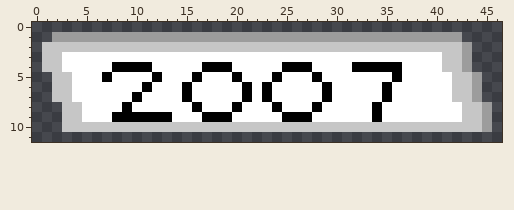
File history of a pixel-art file, sprites/aseprite/file_buttons.aseprite. That is the earlier state.
47x12 pixels, 1 frame.
Once edited:
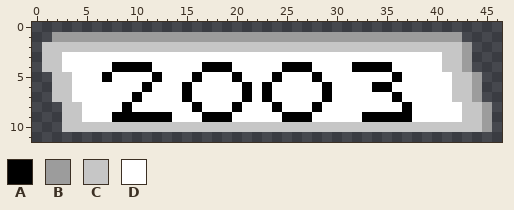
Palette (. is transparent): A #000000  B #9c9c9c  C #c6c6c6  D #ffffff
Diff:
layer "etiquette 2003/etiquette Copy #2" removed
layer "etiquette 2003/2007" removed
@@ x 31..39 @@
  3 DDDDDDDDD
- 4 DAAAAADDD
+ 4 DAAAADDDD
  5 DDDDDADDD
- 6 DDDDADDDD
- 7 DDDDADDDD
- 8 DDDADDDDD
- 9 DDDADDDDD
+ 6 DDDAADDDD
+ 7 DDDDDADDD
+ 8 DDDDDDADD
+ 9 DDAAAAADD
 10 CCCCCCCCC
Boxes around the changes in both pictures, in picture pixels (x1, y1, x2, y2):
changed: (362, 62, 412, 122)
